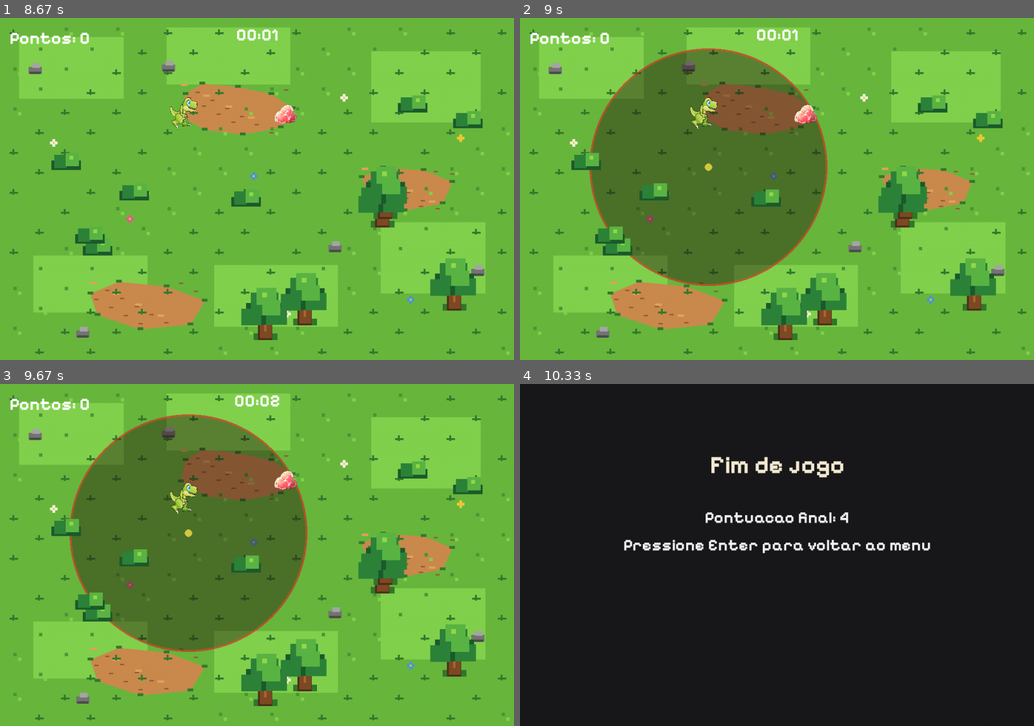
Above: before the commit, frames 1-4 (two rows, left to right).
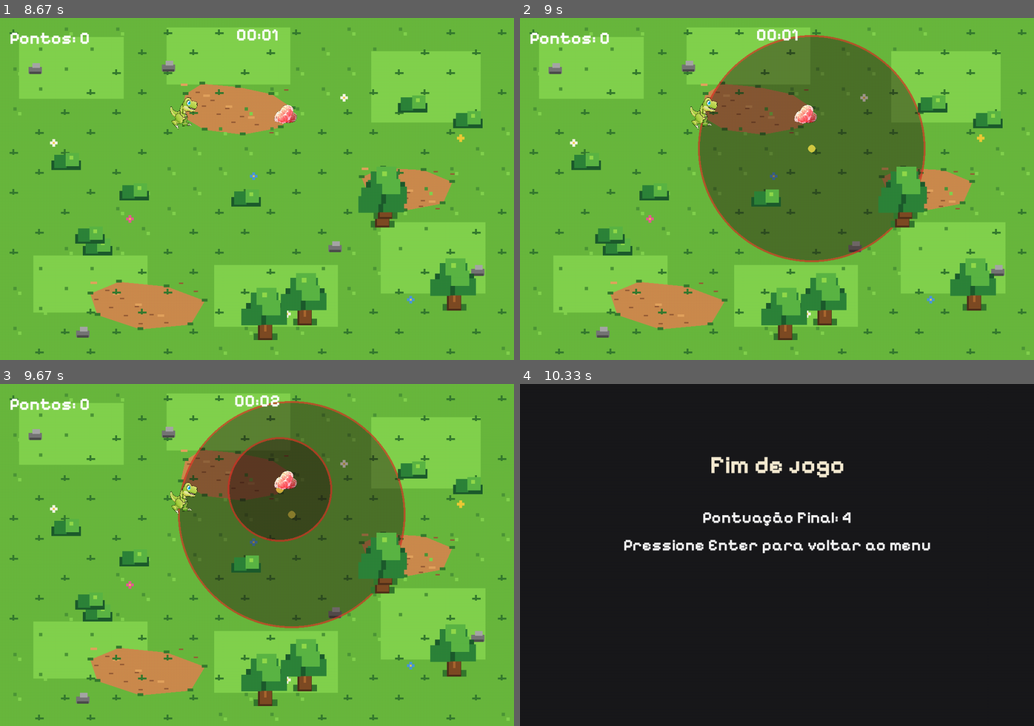
Above: after the commit, the same moments.

Repository: defreitassl/Trabalho_Pygame
Game: pygame game, started from main.py
The game is run twice, just before and just after one commit, with the same random seed, the same clock (stepped at 60 frames per second) and the same inputs.
Inputs (mouse positions are in pixels of both pictures, inside the frame that each line leads up to):
- Up to frame 1 (8.67 s): click (257, 236) at 0.38 s; hold Left 0.67-1.2 s; click (323, 96) at 1.28 s; click (303, 192) at 1.62 s; hold Down 1.9-2.2 s; hold Left 2.23-2.63 s; click (277, 230) at 2.72 s; hold Up 3-3.37 s; hold Right 3.4-4.03 s; move the mouse to (195, 161) at 4.97 s; click (195, 161) at 5.02 s; hold Right 5.3-5.77 s; click (87, 298) at 5.85 s; click (257, 305) at 6.18 s; click (257, 175) at 6.52 s; click (102, 168) at 6.85 s; click (257, 175) at 7.52 s; click (128, 271) at 7.85 s; move the mouse to (292, 182) at 8.63 s
- Up to frame 2 (9 s): click (812, 182) at 8.68 s
- Up to frame 3 (9.67 s): hold S from 9.53 s (still down)
- Up to frame 4 (10.33 s): release S at 9.83 s; click (962, 596) at 9.92 s

Frame 1 is identical in both runs. In frame 2, 26% of the frame differs, in the area x 13-79%, y 5-79%; in frame 3, 29%; in frame 4, 0.5%.

Commit message:
Ajusta variacao e spawn dos meteoros

Diff:
--- a/src/jogo.py
+++ b/src/jogo.py
@@ -36,6 +36,8 @@
 METEORO_ALERTA_MIN_MS = 850
 METEORO_INTERVALO_MINIMO_MS = 350
 METEORO_INTERVALO_MAXIMO_MINIMO_MS = 950
+METEORO_ESCALA_MINIMA = 0.3
+METEORO_MULTIPLICADOR_SPAWN = 1.2
 PONTOS_POR_SEGUNDO = 2
 
 
@@ -271,6 +273,15 @@
         intervalo_max = max(METEORO_INTERVALO_MAXIMO_MINIMO_MS, int(intervalo_max * 0.65))
         tempo_alerta = max(METEORO_ALERTA_MIN_MS, int(tempo_alerta * 0.75))
 
+    intervalo_min = max(
+        METEORO_INTERVALO_MINIMO_MS,
+        int(intervalo_min / METEORO_MULTIPLICADOR_SPAWN),
+    )
+    intervalo_max = max(
+        METEORO_INTERVALO_MAXIMO_MINIMO_MS,
+        int(intervalo_max / METEORO_MULTIPLICADOR_SPAWN),
+    )
+
     return intervalo_min, intervalo_max, tempo_alerta
 
 
@@ -285,9 +296,15 @@
     return int(METEORO_RAIO_DANO * 1.5)
 
 
+def sortear_raio_meteoro(modo):
+    raio_maximo = calcular_raio_meteoro(modo)
+    raio_minimo = max(1, int(raio_maximo * METEORO_ESCALA_MINIMA))
+    return random.randint(raio_minimo, raio_maximo)
+
+
 def criar_meteoro(agora, tempo_decorrido_ms, modo="multiplayer"):
     _, _, tempo_alerta = calcular_dificuldade_meteoros(tempo_decorrido_ms, modo)
-    raio = calcular_raio_meteoro(modo)
+    raio = sortear_raio_meteoro(modo)
     return {
         "centro": (
             random.randint(raio, LARGURA_TELA - raio),
@@ -361,7 +378,7 @@
             ]
         else:
             linhas = [
-                f"Pontuacao final: {resultado['p1']}",
+                f"Pontuação Final: {resultado['p1']}",
                 "Pressione Enter para voltar ao menu",
             ]
 
--- a/tests/test_logica.py
+++ b/tests/test_logica.py
@@ -7,6 +7,7 @@
     calcular_raio_meteoro,
     criar_meteoro,
     jogador_na_area_do_meteoro,
+    sortear_raio_meteoro,
 )
 
 
@@ -95,10 +96,30 @@
 
 
 def test_criar_meteoro_usa_raio_do_modo():
-    """Deve criar meteoro com raio baseado no modo de jogo."""
-    meteoro = criar_meteoro(1000, 0, "singleplayer")
+    """Deve criar meteoro com raio entre 30% e 100% do tamanho do modo."""
+    for modo in ["singleplayer", "multiplayer"]:
+        raio_maximo = calcular_raio_meteoro(modo)
+        raio_minimo = int(raio_maximo * 0.3)
 
-    assert meteoro["raio"] == 250
+        for _ in range(20):
+            meteoro = criar_meteoro(1000, 0, modo)
+
+            assert raio_minimo <= meteoro["raio"] <= raio_maximo
+
+
+def test_sortear_raio_meteoro_varia_tamanho():
+    """Deve permitir meteoros menores que o tamanho maximo atual."""
+    raios = {sortear_raio_meteoro("singleplayer") for _ in range(100)}
+
+    assert min(raios) < calcular_raio_meteoro("singleplayer")
+
+
+def test_spawn_meteoros_mais_rapido():
+    """Deve reduzir os intervalos iniciais para spawn 1.2x mais frequente."""
+    intervalo_min, intervalo_max, _ = calcular_dificuldade_meteoros(0, "multiplayer")
+
+    assert intervalo_min == 750
+    assert intervalo_max == 2166
 
 
 def test_singleplayer_tem_meteoros_mais_rapidos():
